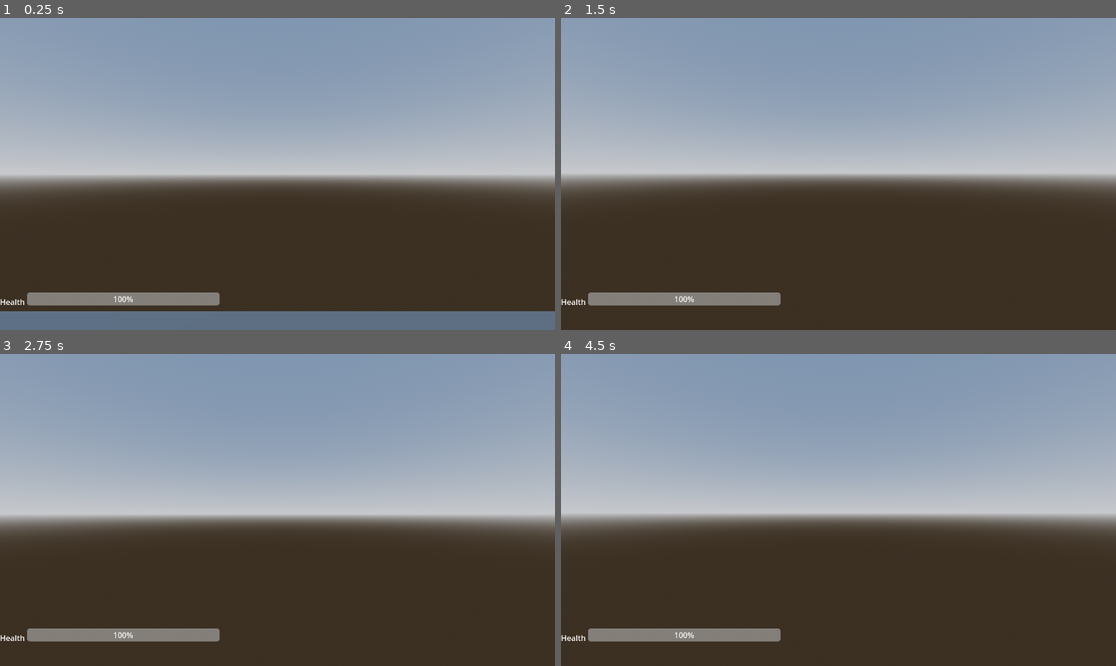
Above: before the commit, frames 1-4 (two rows, left to right).
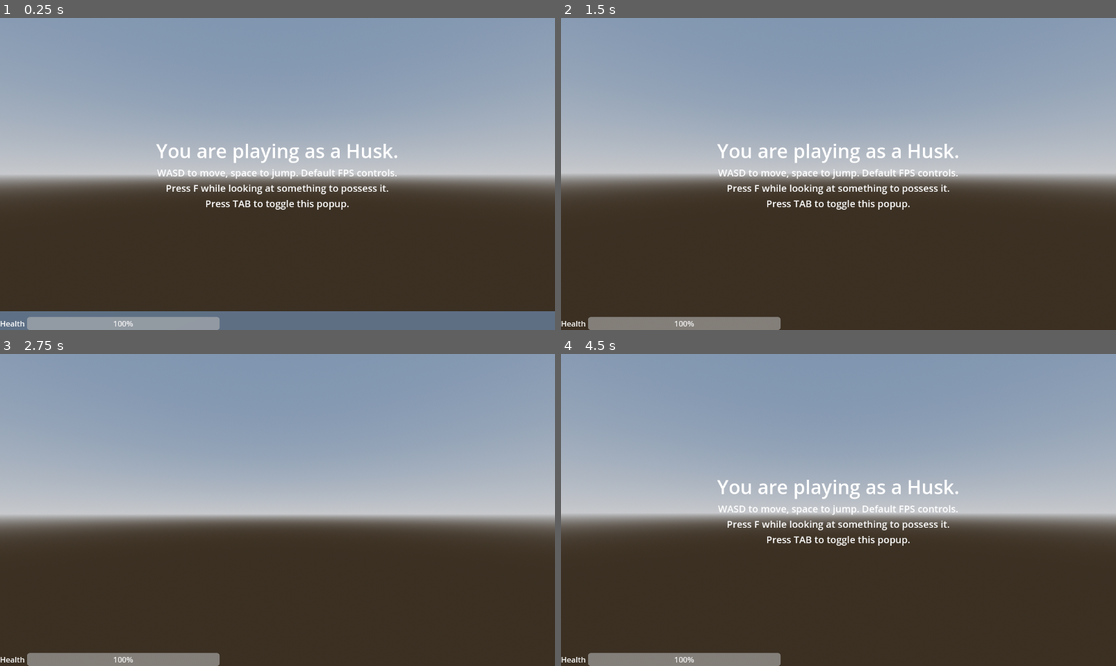
Above: after the commit, the same moments.

Repository: city-high-rider/soulswap
Game: Godot game, scene res://test_level.tscn
Same seed, same stepped clock (60 frames per second), same inputs: the game is played once before the commit and once after it. The project has no main scene, so this scene is started directly.
Inputs (mouse positions are in pixels of both pictures, inside the frame that each line leads up to):
- Up to frame 1 (0.25 s): no input
- Up to frame 2 (1.5 s): tap F (possess) at 0.5, 0.6 s; move the mouse to (866, 174) at 0.52 s; hold W (forward) from 0.53 s (still down); tap Enter (ui_accept) at 0.77, 1.25 s; tap Tab (toggle_info, bound only after the commit) at 0.8, 1.35 s; move the mouse to (810, 174) at 1.27 s
- Up to frame 3 (2.75 s): keep holding W (forward); tap Enter (ui_accept) at 1.52 s; tap F (possess) at 1.55, 2, 2.1 s; move the mouse to (288, 503) at 2.02 s; tap Tab (toggle_info, bound only after the commit) at 2.3 s
- Up to frame 4 (4.5 s): keep holding W (forward); tap Enter (ui_accept) at 2.75, 3.02, 3.77, 4.25 s; move the mouse to (832, 516) at 2.77 s; tap Tab (toggle_info, bound only after the commit) at 2.85, 3.8, 4.35 s; tap F (possess) at 3.05, 3.5, 3.6 s; move the mouse to (877, 513) at 3.52 s; move the mouse to (794, 506) at 4.27 s

The runs differ from the first frame. In frame 1, 4.9% of the frame differs, in the area x 0-72%, y 40-100%; in frame 2, 4.9%; in frame 3, 3.0%; in frame 4, 4.9%.

Commit message:
add information popup

Diff:
--- /dev/null
+++ b/components/UI/UI.gd
@@ -0,0 +1,16 @@
+extends Control
+class_name PlayerUI
+
+# This ui is for the player body.
+
+# Which margin container has the body info?
+@export var body_info : MarginContainer
+
+var is_body_info_showing : bool = true
+
+func toggle_body_info() -> void:
+	if is_body_info_showing:
+		body_info.hide()
+	else:
+		body_info.show()
+	is_body_info_showing = !is_body_info_showing
--- /dev/null
+++ b/components/UI/body_information.gd
@@ -0,0 +1,3 @@
+extends MarginContainer
+
+# This class shows the player the controls of the body when they possess it.
--- /dev/null
+++ b/components/UI/body_information.tscn
@@ -0,0 +1,11 @@
+[gd_scene load_steps=2 format=3 uid="uid://clsubmog0dnfk"]
+
+[ext_resource type="Script" path="res://components/UI/body_information.gd" id="1_kxeov"]
+
+[node name="BodyInformation" type="MarginContainer"]
+anchors_preset = 15
+anchor_right = 1.0
+anchor_bottom = 1.0
+grow_horizontal = 2
+grow_vertical = 2
+script = ExtResource("1_kxeov")
--- a/components/possessable_body.gd
+++ b/components/possessable_body.gd
@@ -40,6 +40,8 @@
 				var new_host : Shell = ray.get_collider()
 				new_host.change_ghost(ghost)
 				queue_free()
+		"toggle_info":
+			UI.toggle_body_info()
 
 func _physics_process(delta: float) -> void:
 	state_machine.handle_physics(delta)
--- a/player/player_body.tscn
+++ b/player/player_body.tscn
@@ -6,8 +6,10 @@
 [ext_resource type="Script" path="res://components/state_machine.gd" id="4_6reha"]
 [ext_resource type="Script" path="res://player/idle.gd" id="6_xeyt5"]
 [ext_resource type="Script" path="res://player/move.gd" id="7_g40tn"]
+[ext_resource type="Script" path="res://components/UI/UI.gd" id="7_slyyp"]
 [ext_resource type="PackedScene" uid="uid://cq5g02v88a56k" path="res://components/UI/health_bar.tscn" id="8_b0uty"]
 [ext_resource type="Script" path="res://player/Label.gd" id="8_m1f34"]
+[ext_resource type="PackedScene" uid="uid://clsubmog0dnfk" path="res://components/UI/body_information.tscn" id="10_pacg2"]
 
 [sub_resource type="CapsuleShape3D" id="CapsuleShape3D_ng65v"]
 
@@ -50,20 +52,26 @@
 script = ExtResource("7_g40tn")
 idle_state = NodePath("../idle")
 
-[node name="UI" type="Control" parent="."]
+[node name="UI" type="Control" parent="." node_paths=PackedStringArray("body_info")]
 layout_mode = 3
 anchors_preset = 15
 anchor_right = 1.0
 anchor_bottom = 1.0
 grow_horizontal = 2
 grow_vertical = 2
+script = ExtResource("7_slyyp")
+body_info = NodePath("BodyInformation")
 
 [node name="HealthBar" parent="UI" node_paths=PackedStringArray("health") instance=ExtResource("8_b0uty")]
-layout_mode = 0
+layout_mode = 1
+anchors_preset = 2
+anchor_top = 1.0
+anchor_bottom = 1.0
 offset_left = 0.0
-offset_top = 570.0
+offset_top = -27.0
 offset_right = 456.0
-offset_bottom = 610.0
+offset_bottom = 0.0
+grow_vertical = 0
 health = NodePath("../../HealthComponent")
 
 [node name="Label" type="Label" parent="UI"]
@@ -72,4 +80,35 @@
 offset_bottom = 23.0
 script = ExtResource("8_m1f34")
 
+[node name="BodyInformation" parent="UI" instance=ExtResource("10_pacg2")]
+layout_mode = 1
+
+[node name="VBoxContainer" type="VBoxContainer" parent="UI/BodyInformation"]
+layout_mode = 2
+alignment = 1
+
+[node name="Label" type="Label" parent="UI/BodyInformation/VBoxContainer"]
+layout_mode = 2
+theme_override_font_sizes/font_size = 40
+text = "You are playing as a Husk."
+horizontal_alignment = 1
+
+[node name="Label2" type="Label" parent="UI/BodyInformation/VBoxContainer"]
+layout_mode = 2
+theme_override_font_sizes/font_size = 20
+text = "WASD to move, space to jump. Default FPS controls."
+horizontal_alignment = 1
+
+[node name="Label3" type="Label" parent="UI/BodyInformation/VBoxContainer"]
+layout_mode = 2
+theme_override_font_sizes/font_size = 20
+text = "Press F while looking at something to possess it."
+horizontal_alignment = 1
+
+[node name="Label4" type="Label" parent="UI/BodyInformation/VBoxContainer"]
+layout_mode = 2
+theme_override_font_sizes/font_size = 20
+text = "Press TAB to toggle this popup."
+horizontal_alignment = 1
+
 [connection signal="switched_state" from="StateMachine" to="UI/Label" method="_on_state_machine_switched_state"]
--- a/player_ghost.gd
+++ b/player_ghost.gd
@@ -26,3 +26,6 @@
 
 	if Input.is_action_just_pressed("possess"):
 		emit_signal("emitted_output", "possess", null)
+
+	if Input.is_action_just_pressed("toggle_info"):
+		emit_signal("emitted_output", "toggle_info", null)
--- a/project.godot
+++ b/project.godot
@@ -46,3 +46,8 @@
 "events": [Object(InputEventKey,"resource_local_to_scene":false,"resource_name":"","device":-1,"window_id":0,"alt_pressed":false,"shift_pressed":false,"ctrl_pressed":false,"meta_pressed":false,"pressed":false,"keycode":0,"physical_keycode":70,"key_label":0,"unicode":102,"echo":false,"script":null)
 ]
 }
+toggle_info={
+"deadzone": 0.5,
+"events": [Object(InputEventKey,"resource_local_to_scene":false,"resource_name":"","device":-1,"window_id":0,"alt_pressed":false,"shift_pressed":false,"ctrl_pressed":false,"meta_pressed":false,"pressed":false,"keycode":0,"physical_keycode":4194306,"key_label":0,"unicode":0,"echo":false,"script":null)
+]
+}
--- a/test_level.tscn
+++ b/test_level.tscn
@@ -46,9 +46,4 @@
 transform = Transform3D(1, 0, 0, 0, 1, 0, 0, 0, 1, 0.949069, 5.3505, 0.314417)
 ghost = NodePath("DummyGhost")
 
-[node name="Label" parent="PossessableBody2/UI" index="1"]
-text = "WAHOOO"
-
 [node name="DummyGhost" parent="PossessableBody2" instance=ExtResource("3_33ie2")]
-
-[editable path="PossessableBody2"]
Not shown: 1 places in player/player_body.tscn that only renumber resources
